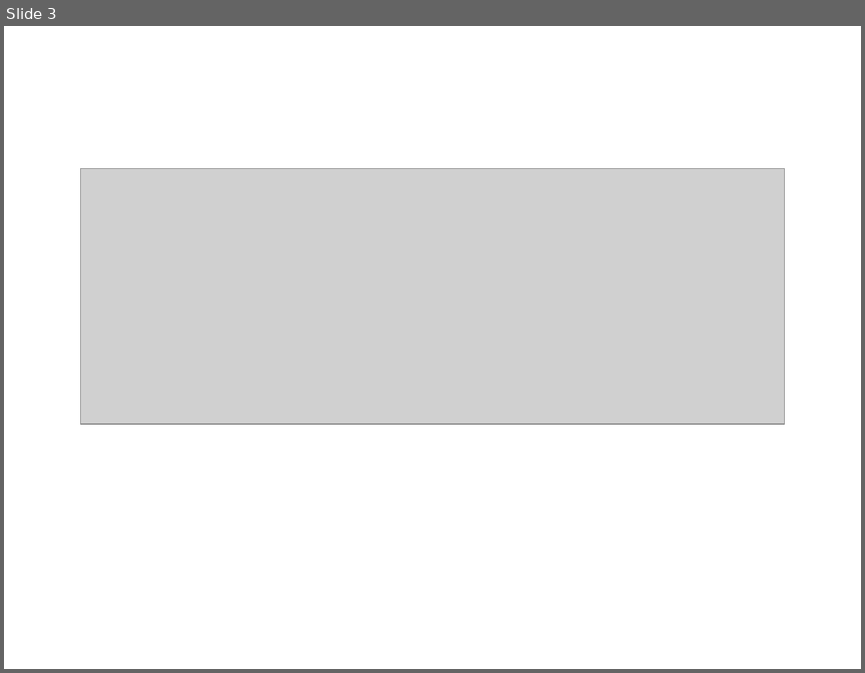
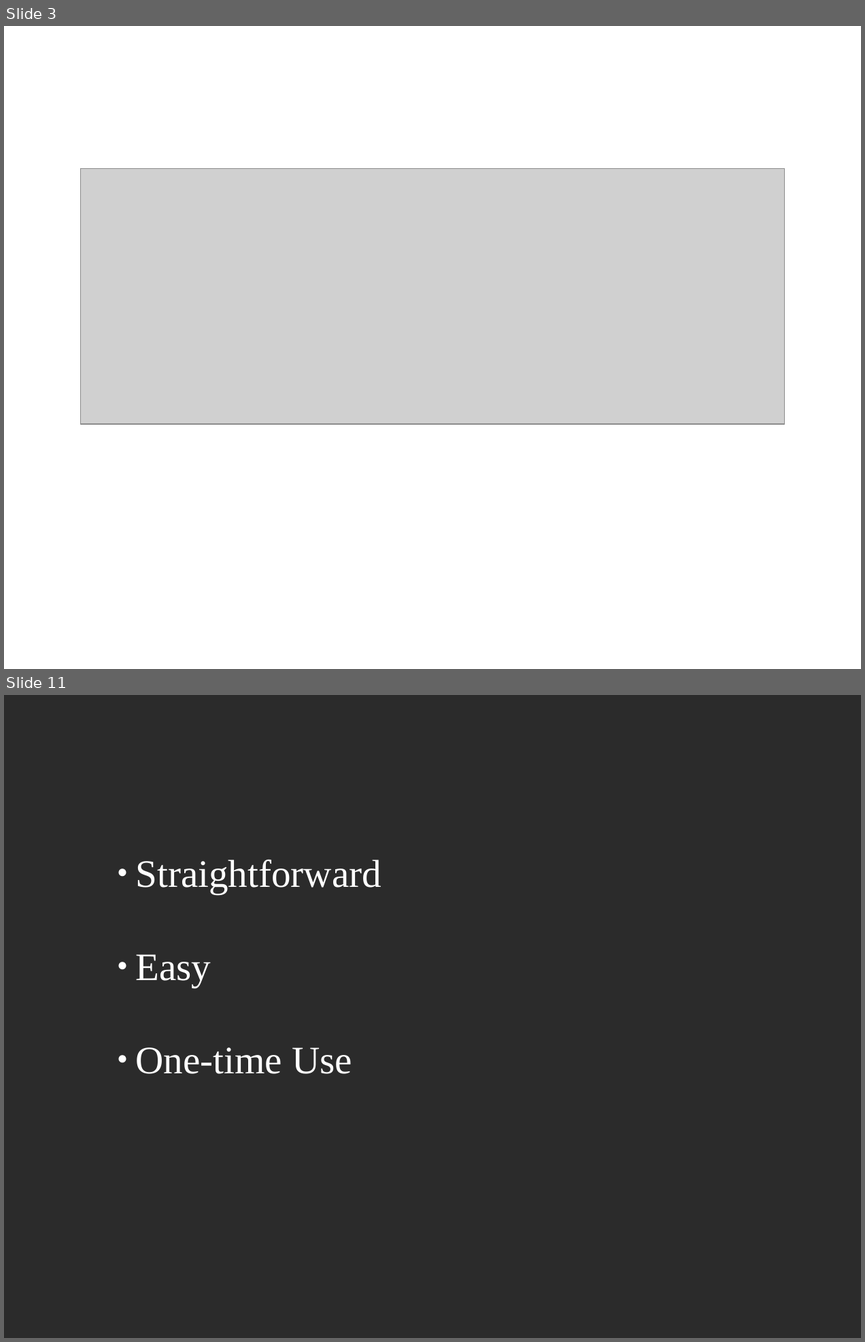
Before and after one commit to joshmgrant/blog-entries, a slide deck: smartbear/presentation.odp. Shown one above the other, each under a label of ours: slide 3 before the commit, slides 3 and 11 after it; the slides between them are not shown. The pictures are 865x673 and 865x1342 pixels, drawn with LibreOffice and Linux fonts; fonts in the diff are those of the drawing; grey boxes stand for pictures; background and template pictures are left out; a plain dark background stands for a picture behind light text. Boxes give left, top, right and bottom in pixels: in the first picture for what was removed or moved away, otherwise in the second. Text is boxed around its words. In the diff, an @@ line names an element or a change of style, - is before the commit and + after.

```diff
--- a/smartbear/presentation.odp
+++ b/smartbear/presentation.odp
@@ slide 11 added at [4,695,861,1338], background picture (left out) @@
@@ subtitle added at [135,859,381,1074], 36 pt, text #FFFFFF @@
+    ● Straightforward
+    ● Easy
+    ● One-time Use
```
Also in this commit, not shown: 1 slide changed, 18 other slides added, 4 other files.
